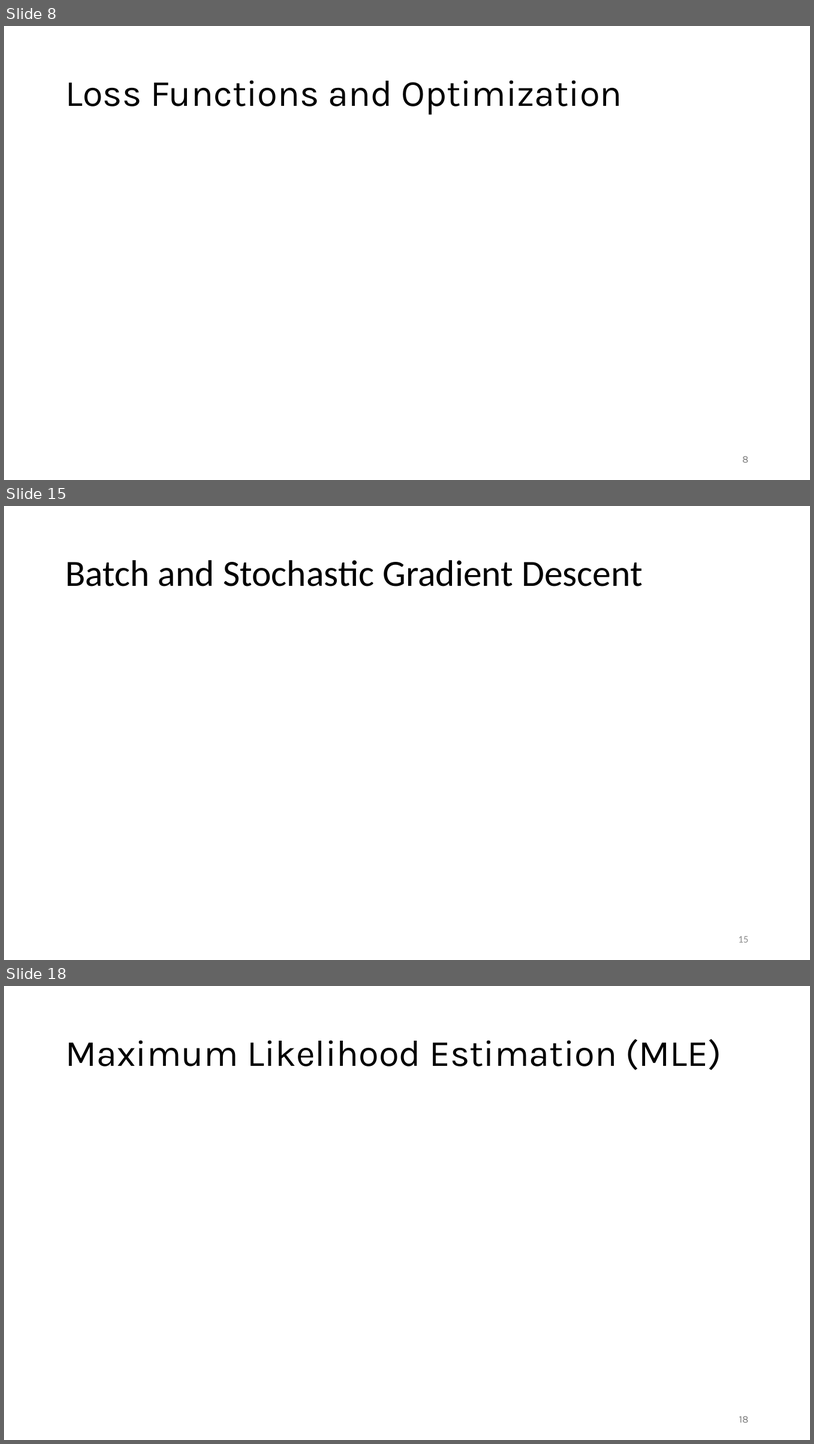
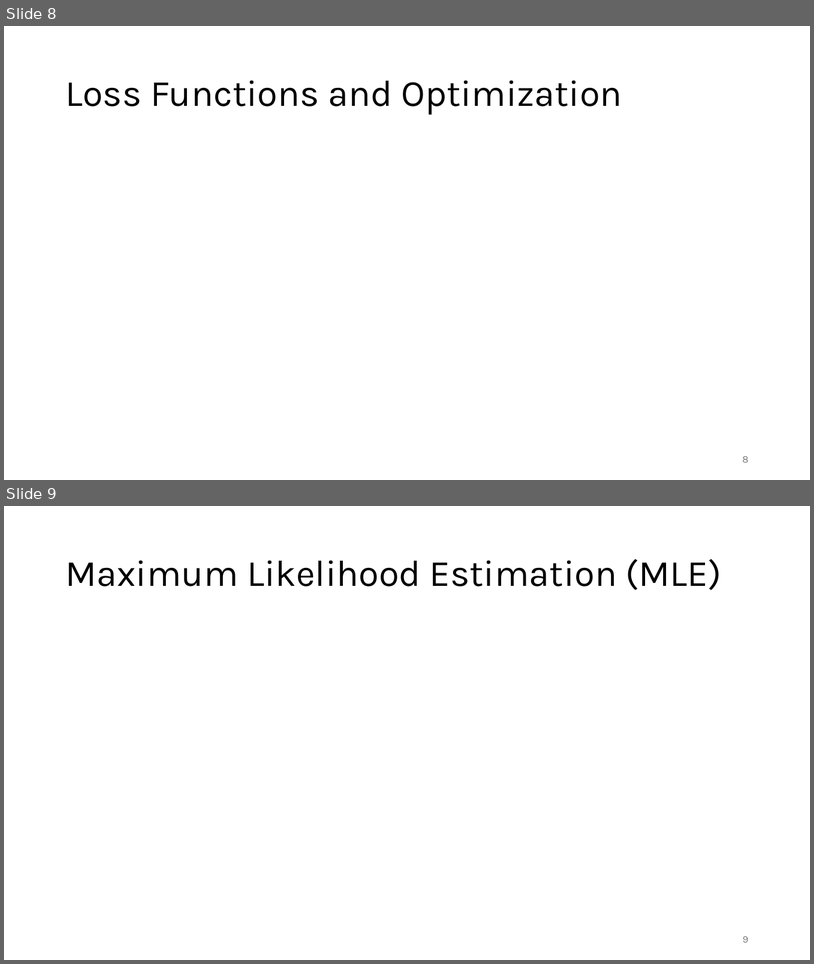
Before and after one commit to FelixWick/data_science, a slide deck: slides/4_statistical_inference.pptx. Shown one above the other, each under a label of ours: slides 8, 15 and 18 before the commit, slides 8 and 9 after it; the slides between them are not shown. The pictures are 814x1444 and 814x964 pixels, drawn with LibreOffice and Linux fonts; fonts in the diff are those of the drawing; grey boxes stand for pictures. Boxes give left, top, right and bottom in pixels: in the first picture for what was removed or moved away, otherwise in the second. Text is boxed around its words. In the diff, an @@ line names an element or a change of style, - is before the commit and + after.

```diff
--- a/slides/4_statistical_inference.pptx
+++ b/slides/4_statistical_inference.pptx
@@ slide 15 removed at [4, 506, 810, 960], background #FFFFFF @@
@@ title removed at [65, 560, 643, 586] @@
-Batch and Stochastic Gradient Descent
@@ page number removed at [738, 936, 749, 942] @@
-15
@@ what was slide 18 is now slide 9 @@
@@ page number at [743, 936, 749, 942]: text changed @@
-18
+9
```
Also in this commit, not shown: 12 other slides removed, 1 other file.
